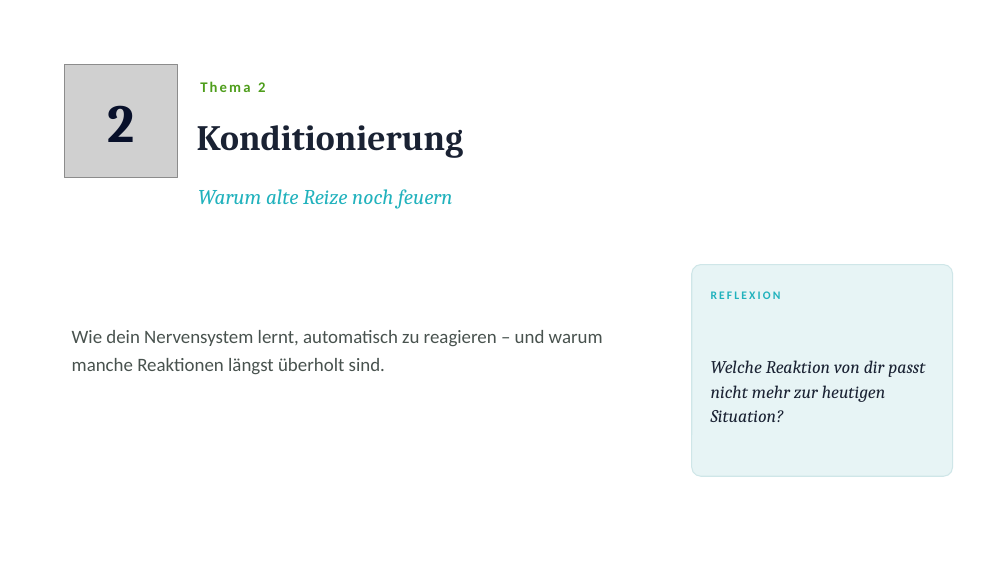
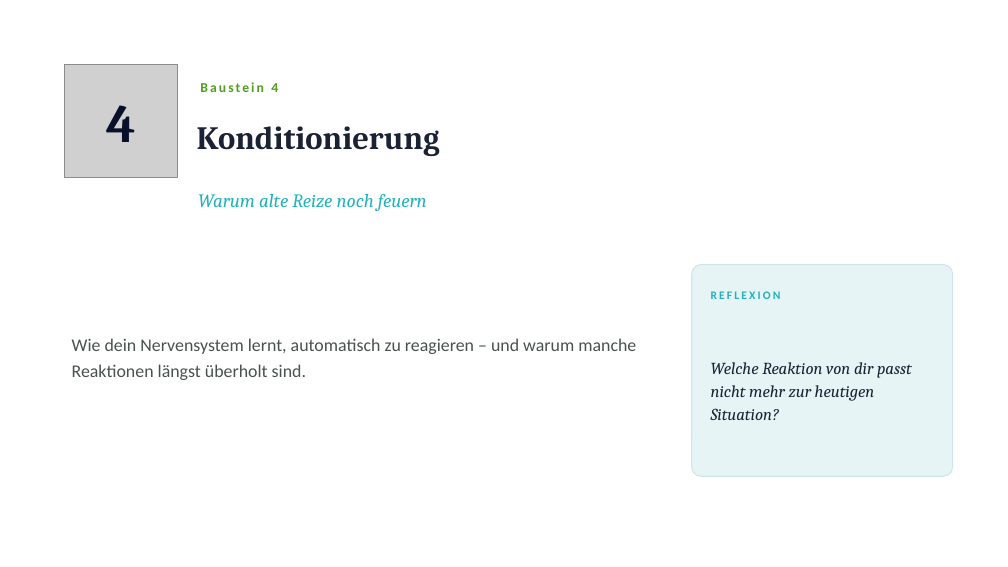
Before and after one commit to Heiko888/werdemeisterdeinergedanken, a slide deck: slide 12 of docs/workshop/vertiefungen/WMDG-Workshop-Vertiefungen-Kopf-verstehen.pptx (slide 9 before the commit). Drawn at 1008x567 pixels with LibreOffice and Linux fonts; fonts in the diff are those of the drawing; grey boxes stand for pictures. Boxes give left, top, right and bottom in pixels: in the first picture for what was removed or moved away, otherwise in the second. Text is boxed around its words. In the diff, an @@ line names an element or a change of style, - is before the commit and + after.

```diff
--- a/docs/workshop/vertiefungen/WMDG-Workshop-Vertiefungen-Kopf-verstehen.pptx
+++ b/docs/workshop/vertiefungen/WMDG-Workshop-Vertiefungen-Kopf-verstehen.pptx
@@ text at bbox=[200, 82, 278, 92]: text changed; size 14 to 13 pt @@
-Thema 2
+Baustein 4
@@ text at bbox=[106, 105, 136, 142]: text changed @@
-2
+4
@@ text "Konditionierung" at bbox=[197, 126, 440, 156]: size 34 to 31 pt @@
@@ text "Warum alte Reize noch feuern" at bbox=[198, 194, 427, 211]: size 20 to 18 pt @@
@@ text "Wie dein Nervensystem lernt, automatisch ...": place and size @@
-text "Wie dein Nervensystem lernt, automatisch ..." at bbox=[72, 330, 603, 375]
+text "Wie dein Nervensystem lernt, automatisch ..." at bbox=[72, 338, 636, 380]
@@ text "Wie dein Nervensystem lernt, automatisch ..." at bbox=[72, 338, 636, 380]: size 18 to 17 pt @@
@@ text "Welche Reaktion von dir passt ..." at bbox=[711, 362, 912, 420]: size 17 to 16 pt @@
```
Also in this commit, not shown: 13 other slides changed, 7 slides added, 3 other files.
